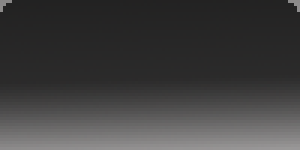
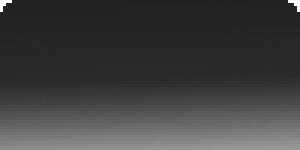
Revision of a layered 300px x 150px image; what changed, layer by layer:
renamed "Background" to "Layer 2", painted on it over [0, 0, 300, 12]
